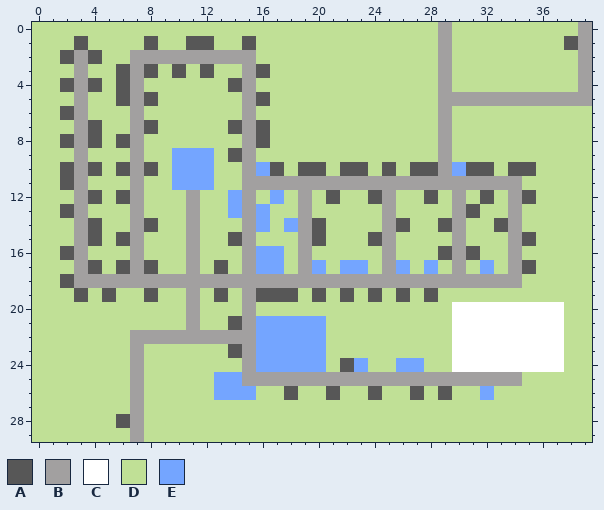
A pixel-art sprite gets an edit: resources/city.png. The picture above is the old version.
The file is 40x30 pixels.
Palette (. is transparent): A #575757  B #a2a0a0  C #ffffff  D #c0e096  E #74a5ff
Pixels before, first column x 0:
 0 DDDDDDDDDDDDDDDDDDDDDDDDDDDDDBDDDDDDDDDB
 1 DDDADDDDADDAADDADDDDDDDDDDDDDBDDDDDDDDAB
 2 DDABADDBBBBBBBBBDDDDDDDDDDDDDBDDDDDDDDDB
 3 DDDBDDABADADADDBADDDDDDDDDDDDBDDDDDDDDDB
 4 DDABADABDDDDDDABDDDDDDDDDDDDDBDDDDDDDDDB
 5 DDDBDDABADDDDDDBADDDDDDDDDDDDBBBBBBBBBBB
 6 DDABDDDBDDDDDDDBDDDDDDDDDDDDDBDDDDDDDDDD
 7 DDDBADDBADDDDDABADDDDDDDDDDDDBDDDDDDDDDD
 8 DDABADABDDDDDDDBADDDDDDDDDDDDBDDDDDDDDDD
 9 DDDBDDDBDDEEEDABDDDDDDDDDDDDDBDDDDDDDDDD
10 DDABADABADEEEDDBEADAADAADADAABEAADAADDDD
11 DDABDDDBDDEEEDDBBBBBBBBBBBBBBBBBBBBDDDDD
12 DDDBADABDDDBDDEBDEDBDADDABDDADBDADBADDDD
13 DDABDDDBDDDBDDEBEDDBDDDDDBDDDDBADDBDDDDD
14 DDDBADDBADDBDDDBEDEBADDDDBADDABDDABDDDDD
15 DDDBADABDDDBDDABDDDBADDDABDDDDBDDDBADDDD
16 DDABDDDBDDDBDDDBEEDBDDDDDBDDDABADDBDDDDD
17 DDDBADABADDBDADBEEDBEDEEDBEDEDBDEDBADDDD
18 DDABBBBBBBBBBBBBBBBBBBBBBBBBBBBBBBBDDDDD
19 DDDADADDADDBDADBAAADADADADADADDDDDDDDDDD
20 DDDDDDDDDDDBDDDBDDDDDDDDDDDDDDCCCCCCCCDD
21 DDDDDDDDDDDBDDABEEEEEDDDDDDDDDCCCCCCCCDD
22 DDDDDDDBBBBBBBBBEEEEEDDDDDDDDDCCCCCCCCDD
23 DDDDDDDBDDDDDDABEEEEEDDDDDDDDDCCCCCCCCDD
24 DDDDDDDBDDDDDDDBEEEEEDAEDDEEDDCCCCCCCCDD
25 DDDDDDDBDDDDDEEBBBBBBBBBBBBBBBBBBBBDDDDD
26 DDDDDDDBDDDDDEEEDDADDADDADDADADDEDDDDDDD
27 DDDDDDDBDDDDDDDDDDDDDDDDDDDDDDDDDDDDDDDD
28 DDDDDDABDDDDDDDDDDDDDDDDDDDDDDDDDDDDDDDD
29 DDDDDDDBDDDDDDDDDDDDDDDDDDDDDDDDDDDDDDDD
The result:
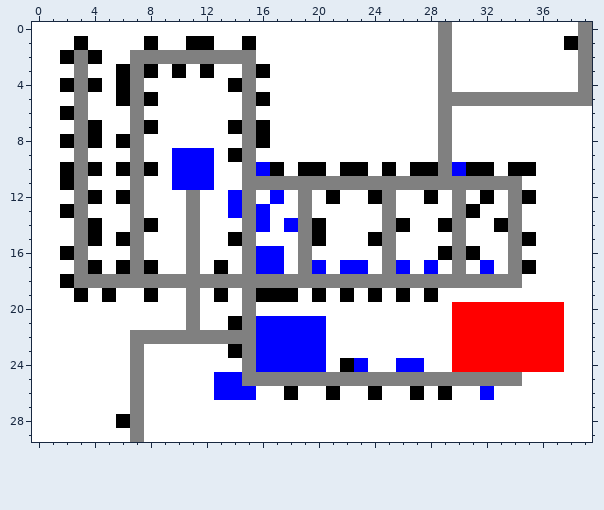
What changed:
colour A: #575757 -> #000000
colour B: #a2a0a0 -> #808080
colour C: #ffffff -> #ff0000
colour D: #c0e096 -> #ffffff
colour E: #74a5ff -> #0000ff
Where, in picture pixels (left, top, right, bottom), the same in both pictures:
changed: (32, 22, 592, 442)
